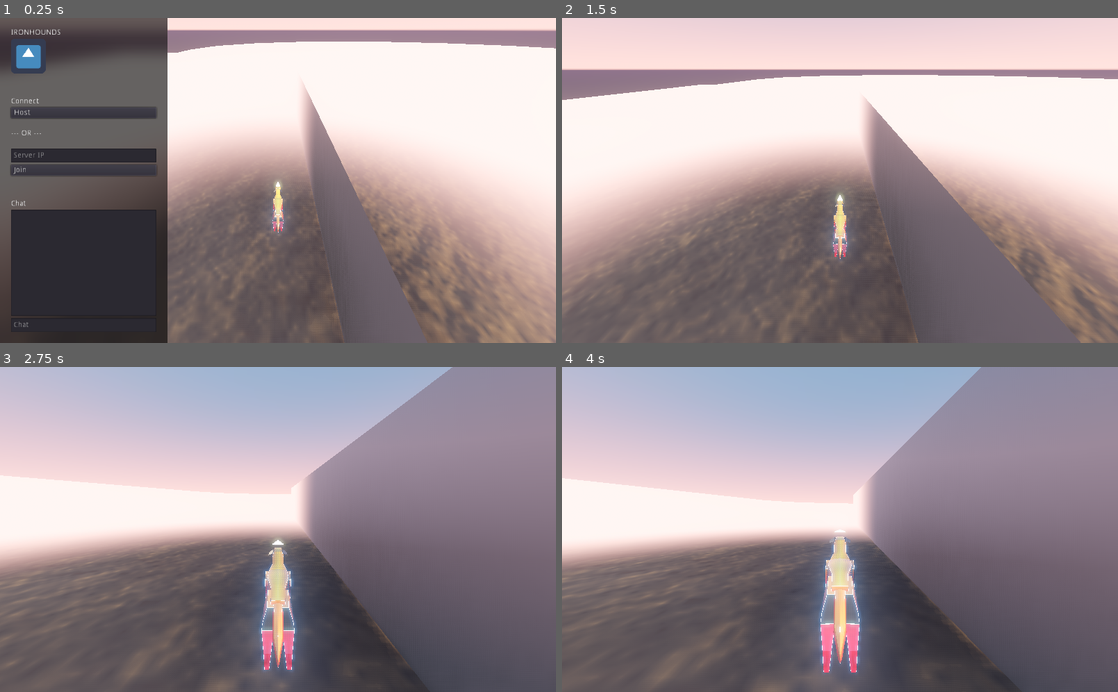
Above: before the commit, frames 1-4 (two rows, left to right).
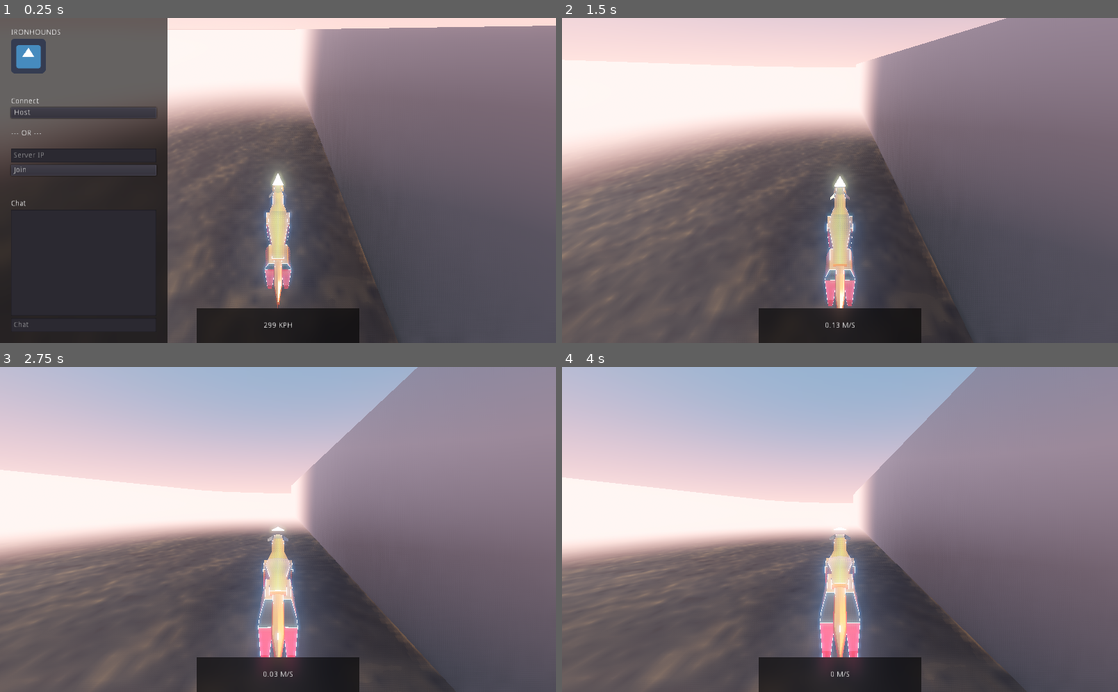
Above: after the commit, the same moments.

Repository: CheesecakeCG/ubiquitous-happiness
Game: Godot game, scene res://Root.tscn
Two runs of this game, one before a commit and one after it. Both use one fixed random seed, a clock stepped at 60 frames per second and the inputs below. The engine's default icon, where the game draws it, is replaced by a stand-in: a white triangle on a blue panel in a dark square.
Inputs (mouse positions are in pixels of both pictures, inside the frame that each line leads up to):
- Up to frame 1 (0.25 s): no input
- Up to frame 2 (1.5 s): click (645, 154) at 0.52 s; type "12" at 0.6 s; click (645, 323) at 0.75 s; type "12" at 0.83 s; click "Host" at 1.25 s
- Up to frame 3 (2.75 s): move the mouse to (305, 529) at 2.02 s; hold W (player_forward) from 2.03 s (still down); hold Ctrl (player_skid) from 2.03 s (still down); tap Space (player_jump) at 2.27 s
- Up to frame 4 (4 s): keep holding W (player_forward); move the mouse to (812, 529) at 2.77 s; release Ctrl (player_skid) at 2.78 s; tap Ctrl (player_skid) at 2.85 s; tap Space (player_jump) at 3.02 s; move the mouse to (851, 523) at 3.52 s; hold Ctrl (player_skid) from 3.53 s (still down)

The runs differ from the first frame. In frame 1, 65% of the frame differs, in the area x 0-100%, y 2-100%; in frame 2, 70%, in the area x 0-100%, y 0-100%; in frame 3, 11%; in frame 4, 4.0%.

Commit message:
Added speedometer

Diff:
--- a/hound/Hound.tscn
+++ b/hound/Hound.tscn
@@ -1,10 +1,11 @@
-[gd_scene load_steps=12 format=2]
+[gd_scene load_steps=13 format=2]
 
 [ext_resource path="res://hound/scripts/Hound.gd" type="Script" id=1]
 [ext_resource path="res://hound/meshs/hound.dae" type="PackedScene" id=2]
 [ext_resource path="res://hound/materials/Hound1.tres" type="Material" id=3]
 [ext_resource path="res://hound/materials/Hound2.tres" type="Material" id=4]
 [ext_resource path="res://hound/anims/run.anim" type="Animation" id=5]
+[ext_resource path="res://materials/blur.tres" type="Material" id=6]
 
 [sub_resource type="PrismMesh" id=1]
 
@@ -47,6 +48,7 @@
 material/0 = SubResource( 2 )
 
 [node name="Mesh" type="Spatial" parent="."]
+editor/display_folded = true
 
 [node name="CameraTarget" type="Spatial" parent="Mesh"]
 transform = Transform( -1, 3.90798e-14, -8.74228e-08, -8.19467e-09, 0.995597, 0.0937365, 8.70379e-08, 0.0937365, -0.995597, 0, 8.3999, -11.8079 )
@@ -76,7 +78,7 @@
 shape = SubResource( 6 )
 
 [node name="Camera" type="InterpolatedCamera" parent="."]
-transform = Transform( -1, 3.55271e-14, -8.74228e-08, -5.66356e-08, 0.76178, 0.647835, 6.6597e-08, 0.647835, -0.76178, 0, 32.3999, -24.8079 )
+transform = Transform( -1, 3.55268e-15, -8.74228e-08, -5.66356e-08, 0.76178, 0.647835, 6.6597e-08, 0.647835, -0.76178, 0, 17.8999, -9.0579 )
 current = true
 fov = 85.0
 far = 512.0
@@ -104,7 +106,7 @@
 use_as_traction = true
 wheel_roll_influence = 0.0
 wheel_radius = 0.8
-wheel_friction_slip = 9.0
+wheel_friction_slip = 7.5
 suspension_travel = 6.77
 damping_compression = 0.4
 damping_relaxation = 0.6
@@ -124,11 +126,41 @@
 use_as_traction = true
 wheel_roll_influence = 0.0
 wheel_radius = 0.8
-wheel_friction_slip = 9.0
+wheel_friction_slip = 7.5
 suspension_travel = 6.77
 damping_compression = 0.4
 damping_relaxation = 0.6
 
+[node name="Control" type="Control" parent="."]
+anchor_right = 1.0
+anchor_bottom = 1.0
+mouse_filter = 2
+
+[node name="Panel" type="Panel" parent="Control"]
+material = ExtResource( 6 )
+anchor_left = 0.5
+anchor_top = 1.0
+anchor_right = 0.5
+anchor_bottom = 1.0
+margin_left = -150.0
+margin_top = -64.0
+margin_right = 150.0
+
+[node name="VBoxContainer" type="VBoxContainer" parent="Control/Panel"]
+anchor_right = 1.0
+anchor_bottom = 1.0
+alignment = 1
+
+[node name="SpeedLabel" type="Label" parent="Control/Panel/VBoxContainer"]
+margin_top = 25.0
+margin_right = 300.0
+margin_bottom = 39.0
+size_flags_vertical = 6
+text = "299 kph"
+align = 1
+valign = 1
+uppercase = true
+
 [connection signal="timeout" from="Timer" to="." method="_on_Timer_timeout"]
 
 [editable path="Mesh/Scene Root"]
--- a/hound/scripts/Hound.gd
+++ b/hound/scripts/Hound.gd
@@ -5,6 +5,7 @@
 export var stopping_force : float = 500
 export var stopping_turn : float = PI/2
 
+onready var speed_label = $"Control/Panel/VBoxContainer/SpeedLabel"
 
 func _ready():
 	pass
@@ -25,10 +26,12 @@
 				else:
 					rpc("_brake", kick_force / 2)
 
-	if abs(linear_velocity.length()) > 100:
+	if abs(linear_velocity.length()) > 10:
 		$"Mesh/Scene Root/AnimationPlayer".play("run")
 	else:
 		$"Mesh/Scene Root/AnimationPlayer".stop()
+
+	speed_label.text = String(stepify(linear_velocity.length(), .01)) + " m/s"
 
 	var r = rotation
 	r.y = 0
Not shown, removed: hound/meshs/hound (copy).dae.import
